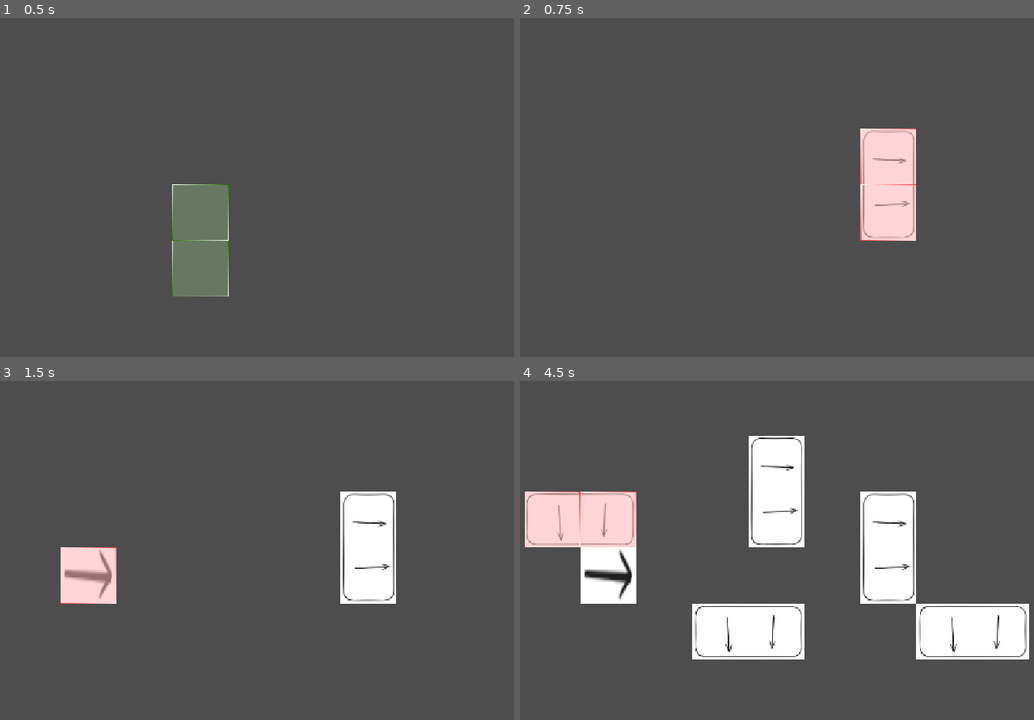
Above: before the commit, frames 1-4 (two rows, left to right).
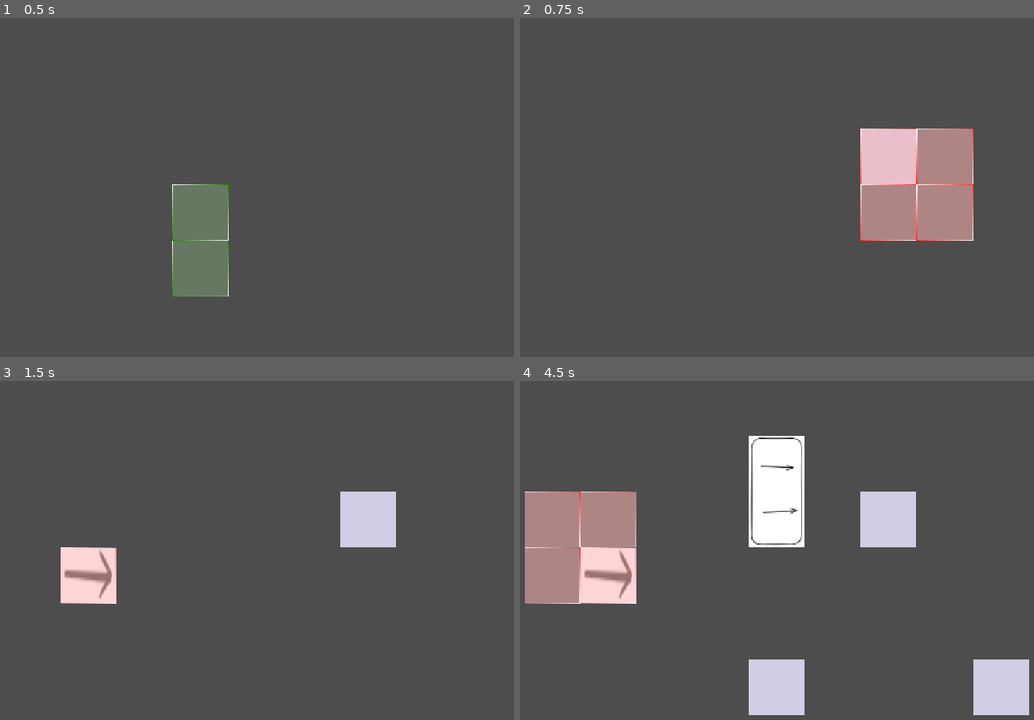
Above: after the commit, the same moments.

Repository: Schlutzkrapfen/Camara-Game
Game: Godot game, scene res://Levels/main_scene.tscn
Two runs of this game, one before a commit and one after it. Both use one fixed random seed, a clock stepped at 60 frames per second and the inputs below.
Inputs (mouse positions are in pixels of both pictures, inside the frame that each line leads up to):
- Up to frame 1 (0.5 s): no input
- Up to frame 2 (0.75 s): tap Enter at 0.5 s; move the mouse to (874, 180) at 0.52 s; tap ' (Goo_maker, bound only after the commit) at 0.6 s; click (874, 180) at 0.67 s
- Up to frame 3 (1.5 s): tap Space at 1.25 s; move the mouse to (87, 581) at 1.27 s; tap 1 (Belt) at 1.35 s; click (87, 581) at 1.42 s
- Up to frame 4 (4.5 s): tap ' (Goo_maker, bound only after the commit) at 1.55, 2.3, 3.05, 3.6, 4.35 s; tap Enter at 2, 3.5 s; move the mouse to (797, 482) at 2.02 s; tap 2 (Splitter) at 2.1 s; click (797, 482) at 2.17 s; tap Space at 2.75, 4.25 s; move the mouse to (705, 635) at 2.77 s; tap R (roration) at 2.85 s; click (705, 635) at 2.92 s; move the mouse to (931, 618) at 3.52 s; click (931, 618) at 3.67 s; move the mouse to (540, 509) at 4.27 s; click (540, 509) at 4.42 s

Frame 1 is identical in both runs. In frame 2, 5.5% of the frame differs, in the area x 66-89%, y 32-66%; in frame 3, 3.5%; in frame 4, 21%, in the area x 0-100%, y 32-99%.

Commit message:
added the init of goofactory

Diff:
--- a/Levels/main_scene.tscn
+++ b/Levels/main_scene.tscn
@@ -6,8 +6,9 @@
 [ext_resource type="Texture2D" uid="uid://d3jnlwymjk0yl" path="res://assets/Protype Factory/conver Belt.png" id="1_wr0fo"]
 [ext_resource type="Texture2D" uid="uid://d3ps21yld861w" path="res://assets/BuildingCheck/Wrong.png" id="2_mc1i1"]
 [ext_resource type="Texture2D" uid="uid://b5w0sxaixnlhk" path="res://assets/Protype Factory/splitter.png" id="3_wr0fo"]
+[ext_resource type="Texture2D" uid="uid://cjxdymamhuqj0" path="res://assets/Protype Factory/goofactory.png" id="4_mc1i1"]
 [ext_resource type="Script" uid="uid://b7r4n585kvy5" path="res://script/spawner.gd" id="4_p8lrm"]
-[ext_resource type="Script" uid="uid://bi4ewvw0hvmxg" path="res://Levels/switch_factory.gd" id="8_wjs4o"]
+[ext_resource type="Script" uid="uid://bi4ewvw0hvmxg" path="res://script/switch_factory.gd" id="8_wjs4o"]
 
 [sub_resource type="TileSetAtlasSource" id="TileSetAtlasSource_mne4e"]
 texture = ExtResource("1_wr0fo")
@@ -26,11 +27,17 @@
 0:0/0 = 0
 0:1/0 = 0
 
+[sub_resource type="TileSetAtlasSource" id="TileSetAtlasSource_qs7lm"]
+texture = ExtResource("4_mc1i1")
+texture_region_size = Vector2i(100, 100)
+0:0/0 = 0
+
 [sub_resource type="TileSet" id="TileSet_nacyp"]
 tile_size = Vector2i(100, 100)
 sources/1 = SubResource("TileSetAtlasSource_72q2g")
 sources/0 = SubResource("TileSetAtlasSource_mne4e")
 sources/2 = SubResource("TileSetAtlasSource_mc1i1")
+sources/4 = SubResource("TileSetAtlasSource_qs7lm")
 
 [sub_resource type="TileSetAtlasSource" id="TileSetAtlasSource_8rkvs"]
 texture = ExtResource("1_wjs4o")
--- a/Resourcen/building_resource.gd
+++ b/Resourcen/building_resource.gd
@@ -5,3 +5,15 @@
 @export var size:Vector2i = Vector2i(1,1)
 @export var position_tilemap:Vector2i = Vector2i(0,0)
 @export var tilemap_id:int = 0
+@export var craft_time:float = 0.1
+@export var input:Array[itemResouce]
+@export var output:Array[itemResouce]
+#Which tile has the output and which direction
+@export var output_tile:Dictionary[Vector2i,Global.TileTransform]
+var positon:Vector2i
+var cur_input:Array[itemResouce]
+var cur_time:float = 0
+
+
+func output_items():
+	pass
--- a/Resourcen/conaer_belt.tres
+++ b/Resourcen/conaer_belt.tres
@@ -1,6 +1,9 @@
 [gd_resource type="Resource" script_class="BuildingResource" format=3 uid="uid://cwefkshq6k55c"]
 
+[ext_resource type="Script" uid="uid://bfdslnvcm5ykg" path="res://Resourcen/item_resource.gd" id="1_l3j0i"]
 [ext_resource type="Script" uid="uid://c46u5wpm1rwce" path="res://Resourcen/building_resource.gd" id="1_vavyw"]
+[ext_resource type="Resource" uid="uid://bvdqxr7232ip4" path="res://Resourcen/goo.tres" id="2_to4rq"]
 
 [resource]
 script = ExtResource("1_vavyw")
+output = Array[ExtResource("1_l3j0i")]([ExtResource("2_to4rq")])
--- /dev/null
+++ b/Resourcen/goo.tres
@@ -0,0 +1,7 @@
+[gd_resource type="Resource" script_class="itemResouce" format=3 uid="uid://bvdqxr7232ip4"]
+
+[ext_resource type="Script" uid="uid://bfdslnvcm5ykg" path="res://Resourcen/item_resource.gd" id="1_ywj6v"]
+
+[resource]
+script = ExtResource("1_ywj6v")
+name = "Goo"
--- /dev/null
+++ b/Resourcen/goo_factory.tres
@@ -0,0 +1,10 @@
+[gd_resource type="Resource" script_class="BuildingResource" format=3 uid="uid://do5wua8mm3u2p"]
+
+[ext_resource type="Script" uid="uid://bfdslnvcm5ykg" path="res://Resourcen/item_resource.gd" id="1_j4bi8"]
+[ext_resource type="Script" uid="uid://c46u5wpm1rwce" path="res://Resourcen/building_resource.gd" id="2_hpae7"]
+
+[resource]
+script = ExtResource("2_hpae7")
+size = Vector2i(2, 2)
+tilemap_id = 4
+output = Array[ExtResource("1_j4bi8")]([null])
--- /dev/null
+++ b/Resourcen/item_resource.gd
@@ -0,0 +1,4 @@
+class_name itemResouce
+extends Resource
+
+@export var name:String = "item"
--- a/project.godot
+++ b/project.godot
@@ -55,6 +55,11 @@
 "events": [Object(InputEventKey,"resource_local_to_scene":false,"resource_name":"","device":-1,"window_id":0,"alt_press …(192 unchanged characters)…
 ]
 }
+Goo_maker={
+"deadzone": 0.2,
+"events": [Object(InputEventKey,"resource_local_to_scene":false,"resource_name":"","device":-1,"window_id":0,"alt_pressed":false,"shift_pressed":false,"ctrl_pressed":false,"meta_pressed":false,"pressed":false,"keycode":0,"physical_keycode":39,"key_label":0,"unicode":228,"location":0,"echo":false,"script":null)
+]
+}
 
 [physics]
 
--- a/script/globals/Global.gd
+++ b/script/globals/Global.gd
@@ -1,7 +1,8 @@
 extends Node
 @onready var factory_list: Array[BuildingResource] = [
 	preload("res://Resourcen/conaer_belt.tres"),
-	preload("res://Resourcen/splitter.tres")
+	preload("res://Resourcen/splitter.tres"),
+	preload("res://Resourcen/goo_factory.tres")
 ]
 var current_house: int = 1
 enum TileTransform {
--- a/script/spawner.gd
+++ b/script/spawner.gd
@@ -4,17 +4,24 @@
 @onready var tilemap:TileMapLayer =  self
 
 var is_okay_to_build:bool = true
+var current_builds:Array[BuildingResource]
 
 # Called when the node enters the scene tree for the first time.
 func _ready() -> void:
 	pass
-	#var tile = Vector2i(get_global_mouse_position().x+x,get_global_mouse_position().y+y)
-	#var currentShowTile = Vector2i(currentStats.tileMapPosition[0].x+x,currentStats.tileMapPosition[0].y+y)
-	#tilemap.set_cell(tile,currentStats.tileMapID[0],currentShowTile)
-	#var globalTilePosition = tilemap.to_global(@export var size:Array = Array(0,0)tilemap.map_to_local(tile))
+
 
 func check_building(is_okay:bool):
 	is_okay_to_build = is_okay
+
+func _process(delta: float) -> void:
+	for factoy in current_builds:
+		if factoy.input == factoy.cur_input:
+			factoy.cur_time +=delta
+			if factoy.cur_time > factoy.craft_time:
+				output_items()
+func output_items():
+	pass
 
 
 func _input(event: InputEvent) -> void:
@@ -25,10 +32,12 @@
 			delete(event.position)
 
 func delete(mouse_position):
+	#TODO:delte hole factory
 	var local_position = tilemap.to_local(mouse_position)
 	var tile = tilemap.local_to_map(local_position)
 	print(tile)
 	tilemap.set_cell(tile)
+
 
 func spawn(mouse_position):
 	var local_position = tilemap.to_local(mouse_position)
@@ -39,3 +48,5 @@
 			var local_tile =  Vector2i(x,y)
 			var tiles =tile+ Global.get_rotation_out_of_size(x ,y)
 			tilemap.set_cell(tiles,Global.factory_list[Global.current_house].tilemap_id,Global.factory_list[Global.current_house].position_tilemap+local_tile,Global.currentrotation)
+	Global.factory_list[Global.current_house].positon = tile
+	current_builds.append(Global.factory_list[Global.current_house])
--- a/Levels/switch_factory.gd
+++ b/script/switch_factory.gd
@@ -6,6 +6,8 @@
 		Global.current_house = 0
 	if event.is_action_released("Splitter"):
 		Global.current_house = 1
+	if event.is_action_released("Goo_maker"):
+		Global.current_house = 2
 	if event.is_action_pressed("roration"):
 		var rotations = Global.TileTransform.values()
 		var index = rotations.find(Global.currentrotation)
Not shown, added: Resourcen/item_resource.gd.uid
Binary file added: assets/Protype Factory/goofactory.png
Not shown, added: assets/Protype Factory/goofactory.png.import
Renamed: Levels/switch_factory.gd.uid -> script/switch_factory.gd.uid
